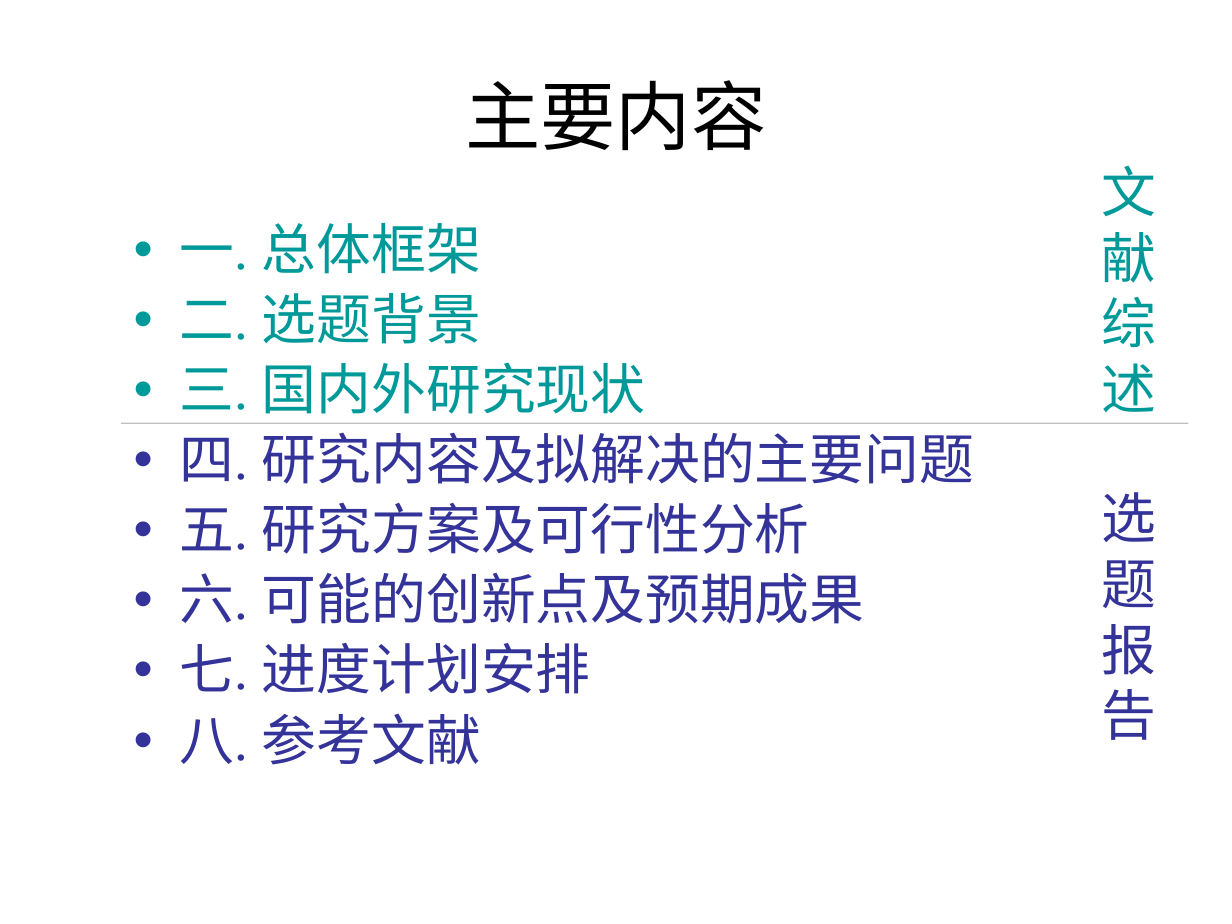
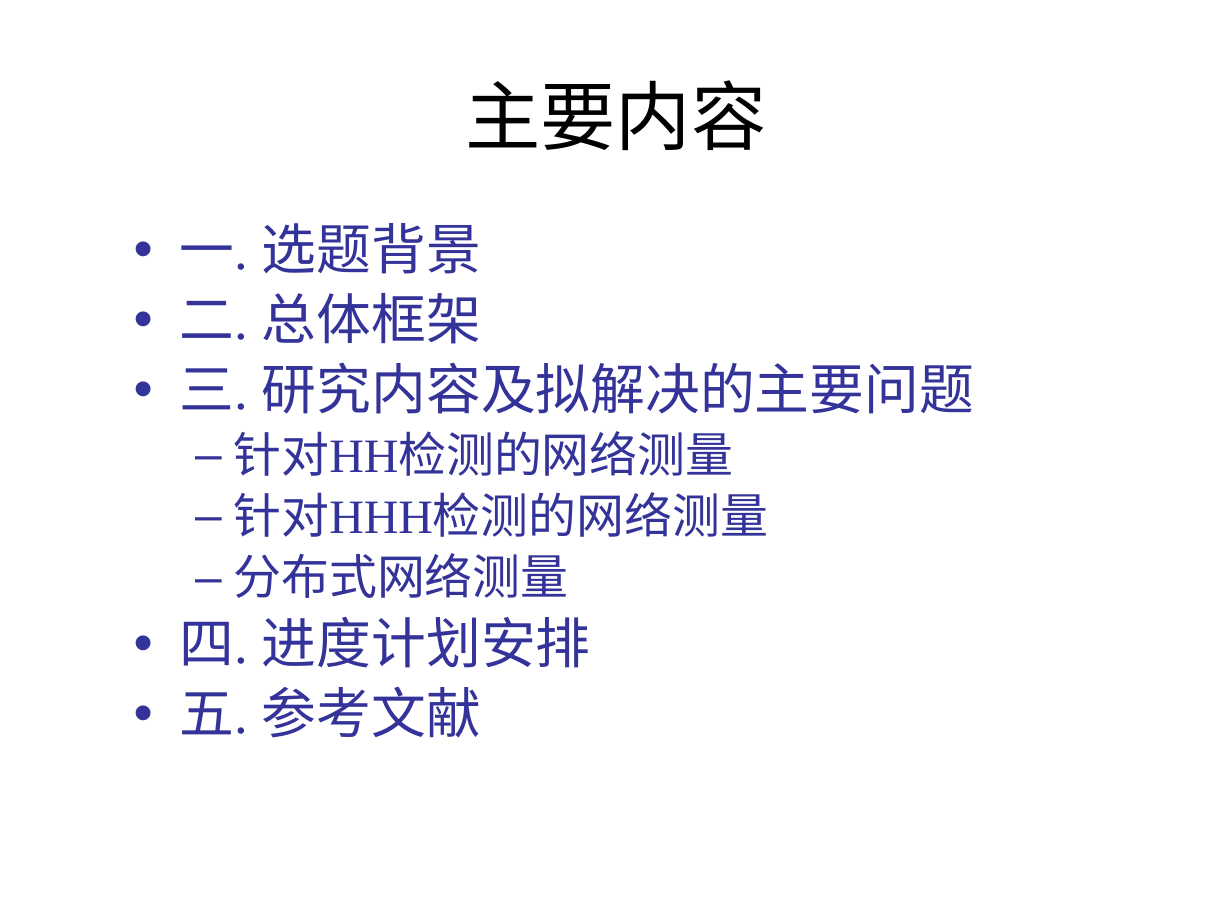
Before and after one commit to xinshengzzy/thesis_proposal, a slide deck: slide 2 of 赵宗义-博士生开题报告-2018年秋.pptx. Drawn at 1232x924 pixels with LibreOffice and Linux fonts; fonts in the diff are those of the drawing. Boxes give left, top, right and bottom in pixels: in the first picture for what was removed or moved away, otherwise in the second. Text is boxed around its words. In the diff, an @@ line names an element or a change of style, - is before the commit and + after.

```diff
--- a/赵宗义-博士生开题报告-2018年秋.pptx
+++ b/赵宗义-博士生开题报告-2018年秋.pptx
@@ text removed at (1101,165,1156,412) @@
-文献
-综述
@@ text at (180,223,974,738): text changed @@
-• 一. 总体框架
-• 二. 选题背景
-• 三. 国内外研究现状
-• 四. 研究内容及拟解决的主要问题
-• 五. 研究方案及可行性分析
-• 六. 可能的创新点及预期成果
-• 七. 进度计划安排
-• 八. 参考文献
+• 一. 选题背景
+• 二. 总体框架
+• 三. 研究内容及拟解决的主要问题
+  – 针对HH检测的网络测量
+  – 针对HHH检测的网络测量
+  – 分布式网络测量
+• 四. 进度计划安排
+• 五. 参考文献
@@ line removed from (121, 424) to (1189, 424) @@
@@ text removed at (1101,492,1156,740) @@
-选
-题
-报
-告
```
Also in this commit, not shown: 7 other slides changed, 42 slides added, 13 slides removed, 18 other files.
